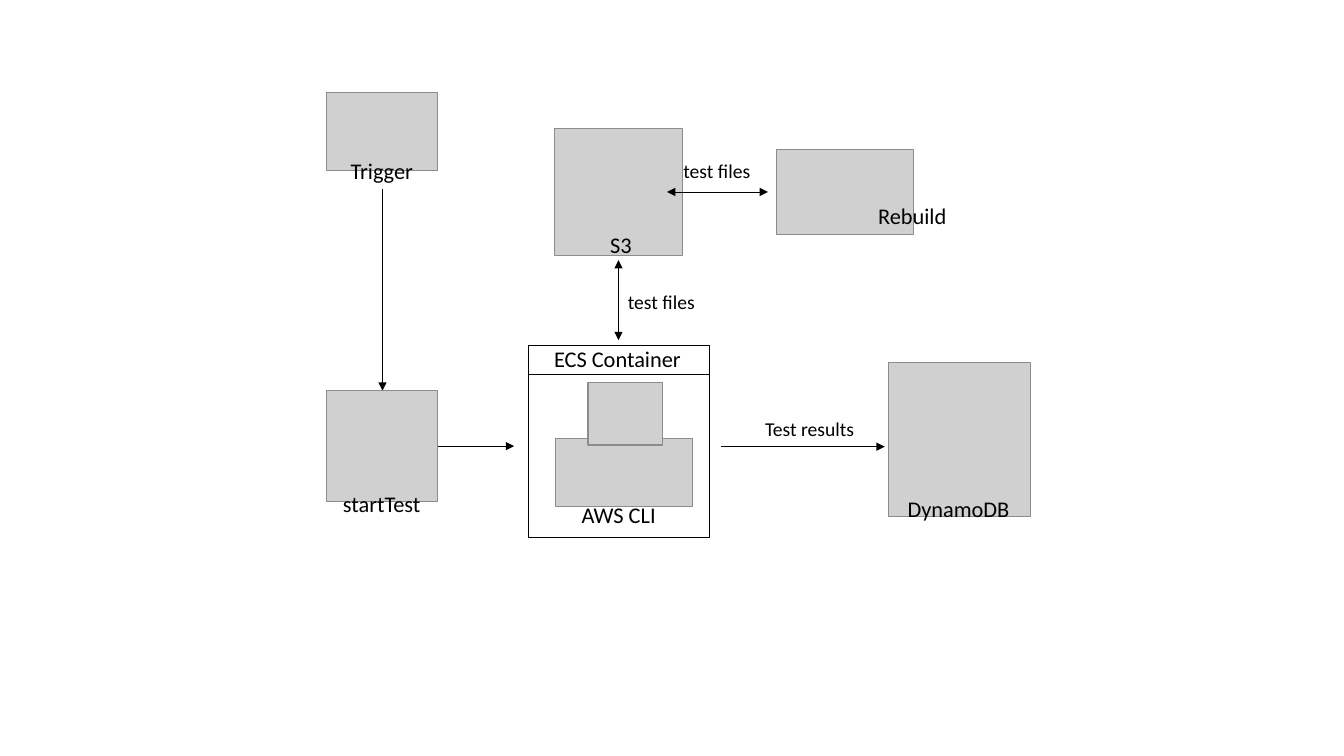
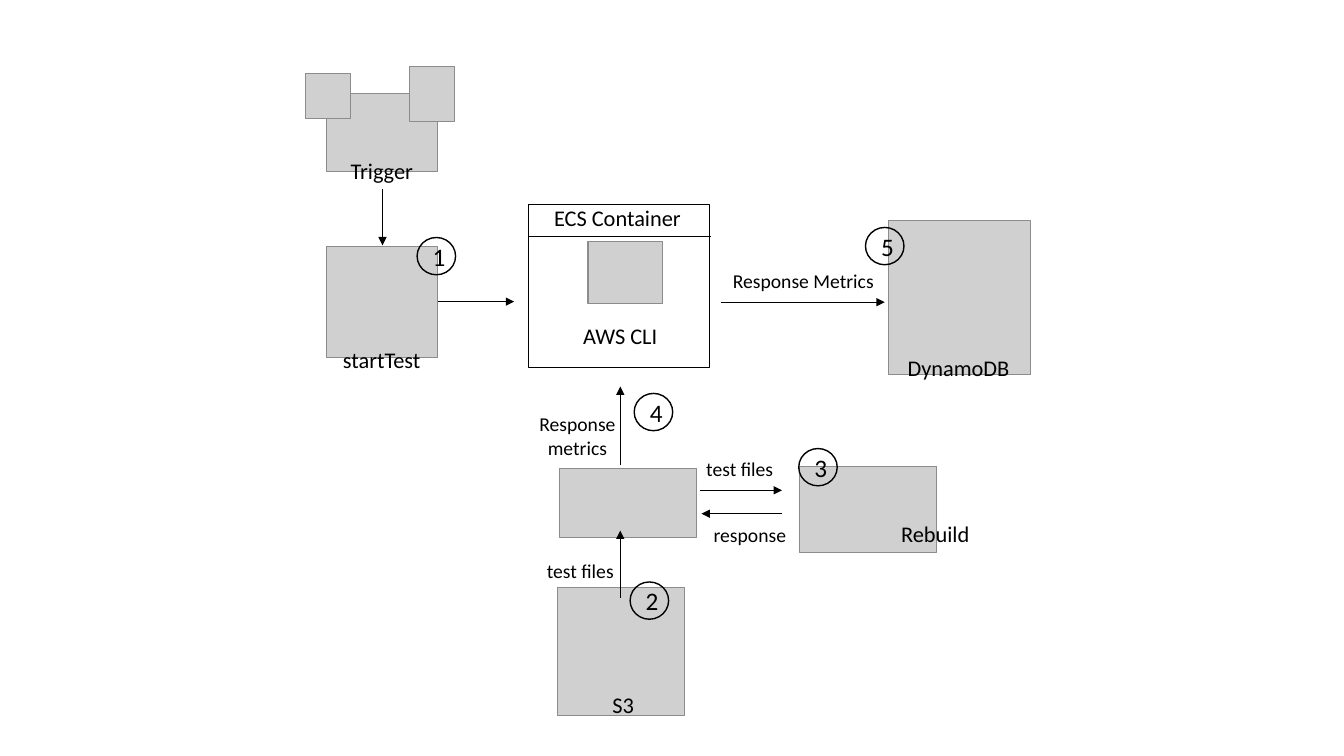
Before and after one commit to filetrust/cloudsdk-rebuild-api-performance-tests, a slide deck: slide 2 of architecture.pptx. Drawn at 1344x756 pixels with LibreOffice and Linux fonts; fonts in the diff are those of the drawing; grey boxes stand for pictures. Boxes give left, top, right and bottom in pixels: in the first picture for what was removed or moved away, otherwise in the second. Text is boxed around its words. In the diff, an @@ line names an element or a change of style, - is before the commit and + after.

```diff
--- a/architecture.pptx
+++ b/architecture.pptx
@@ picture added at box(306, 74, 351, 119) @@
@@ picture added at box(409, 67, 455, 121) @@
@@ arrow moved from (382, 190) - (382, 391) to (382, 190) - (382, 245) @@
@@ rectangle: place and size @@
-rectangle at box(529, 346, 711, 537)
+rectangle at box(529, 205, 711, 368)
@@ ellipse added at box(417, 238, 456, 275), outline #000000 1 pt, 18 pt, text #000000 @@
+1
@@ 2 pictures, 2 texts, 1 line: place and size @@
-2 pictures, 2 texts, 1 line at box(528, 351, 1030, 524)
+2 pictures, 2 texts, 1 line at box(529, 210, 1030, 382)
@@ ellipse added at box(866, 228, 904, 265), outline #000000 1 pt, 18 pt, text #000000 @@
+5
@@ text added at box(733, 274, 873, 291), 14 pt, text #000000 @@
+Response Metrics
@@ 2 arrows, 1 picture, 1 text: place and size @@
-2 arrows, 1 picture, 1 text at box(327, 391, 885, 518)
+2 arrows, 1 picture, 1 text at box(327, 246, 885, 374)
@@ text "AWS CLI" rewrapped from box(582, 504, 656, 523) to box(583, 329, 657, 344) @@
@@ double arrow moved from (619, 260) - (619, 340) to (620, 466) - (620, 386) @@
@@ double arrow (620, 466) - (620, 386): double arrow to arrow @@
@@ text added at box(539, 418, 615, 455), 14 pt, text #000000 @@
+Response
+metrics
@@ ellipse added at box(634, 393, 673, 431), outline #000000 1 pt, 18 pt, text #000000 @@
+4
@@ text removed at box(765, 422, 854, 436) @@
-Test results
@@ ellipse added at box(799, 449, 837, 486), outline #000000 1 pt, 18 pt, text #000000 @@
+3
@@ picture: place and size @@
-picture at box(556, 439, 693, 507)
+picture at box(560, 469, 697, 537)
@@ text "test files": place and size @@
-text "test files" at box(683, 164, 750, 178)
+text "test files" at box(706, 462, 773, 476)
@@ picture: place and size @@
-picture at box(777, 149, 914, 235)
+picture at box(800, 467, 937, 553)
@@ double arrow moved from (667, 192) - (768, 192) to (700, 490) - (782, 490) @@
@@ double arrow (700, 490) - (782, 490): double arrow to arrow @@
@@ arrow added from (620, 598) to (620, 530), #000000 0.5 pt @@
@@ arrow added from (782, 514) to (702, 514), #000000 0.5 pt @@
@@ text added at box(714, 532, 786, 545), 14 pt, text #000000 @@
+response
@@ text "Rebuild": place and size @@
-text "Rebuild" at box(878, 205, 946, 230)
+text "Rebuild" at box(901, 523, 969, 548)
@@ text "test files": place and size @@
-text "test files" at box(628, 295, 694, 309)
+text "test files" at box(547, 564, 613, 578)
@@ picture: place and size @@
-picture at box(555, 128, 683, 256)
+picture at box(558, 588, 686, 716)
@@ ellipse added at box(630, 582, 668, 619), outline #000000 1 pt, 18 pt, text #000000 @@
+2
@@ text "S3": place and size @@
-text "S3" at box(610, 238, 632, 260)
+text "S3" at box(612, 698, 634, 719)
```
Also in this commit, not shown: 1 slide added, 5 other files.
